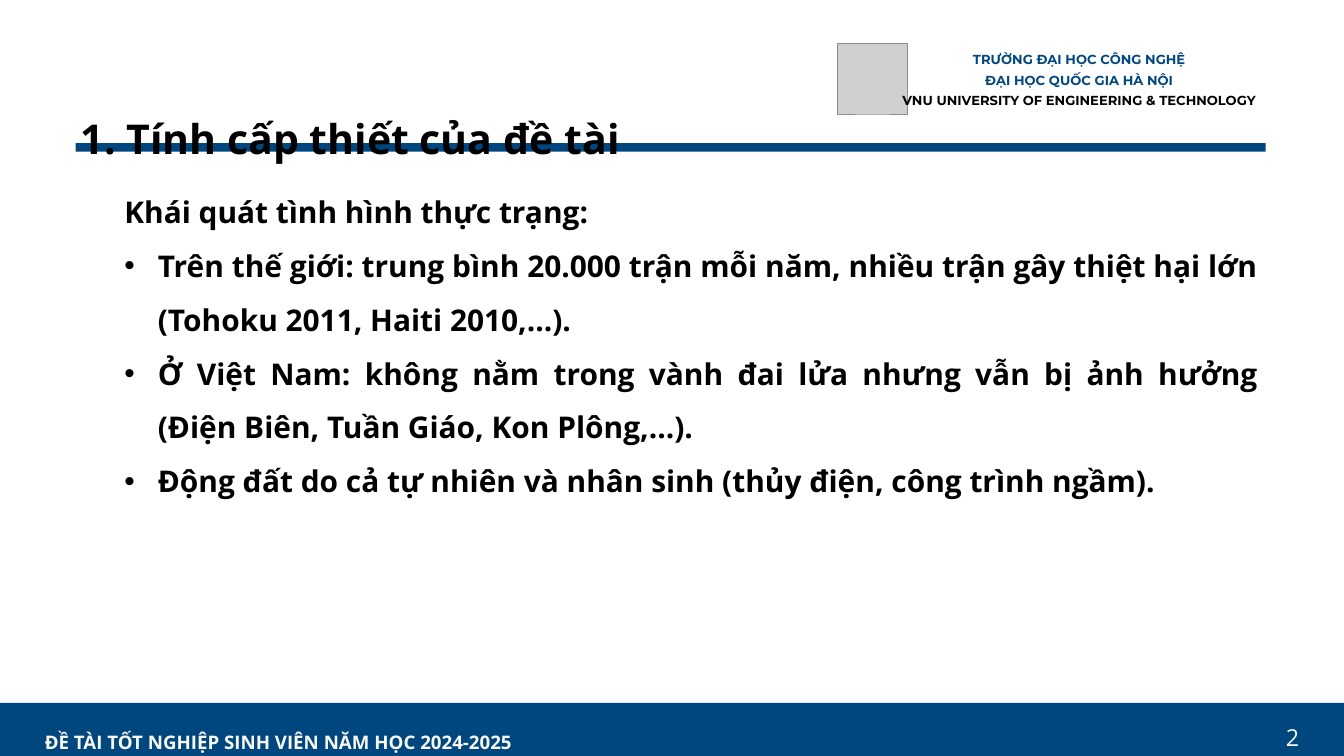
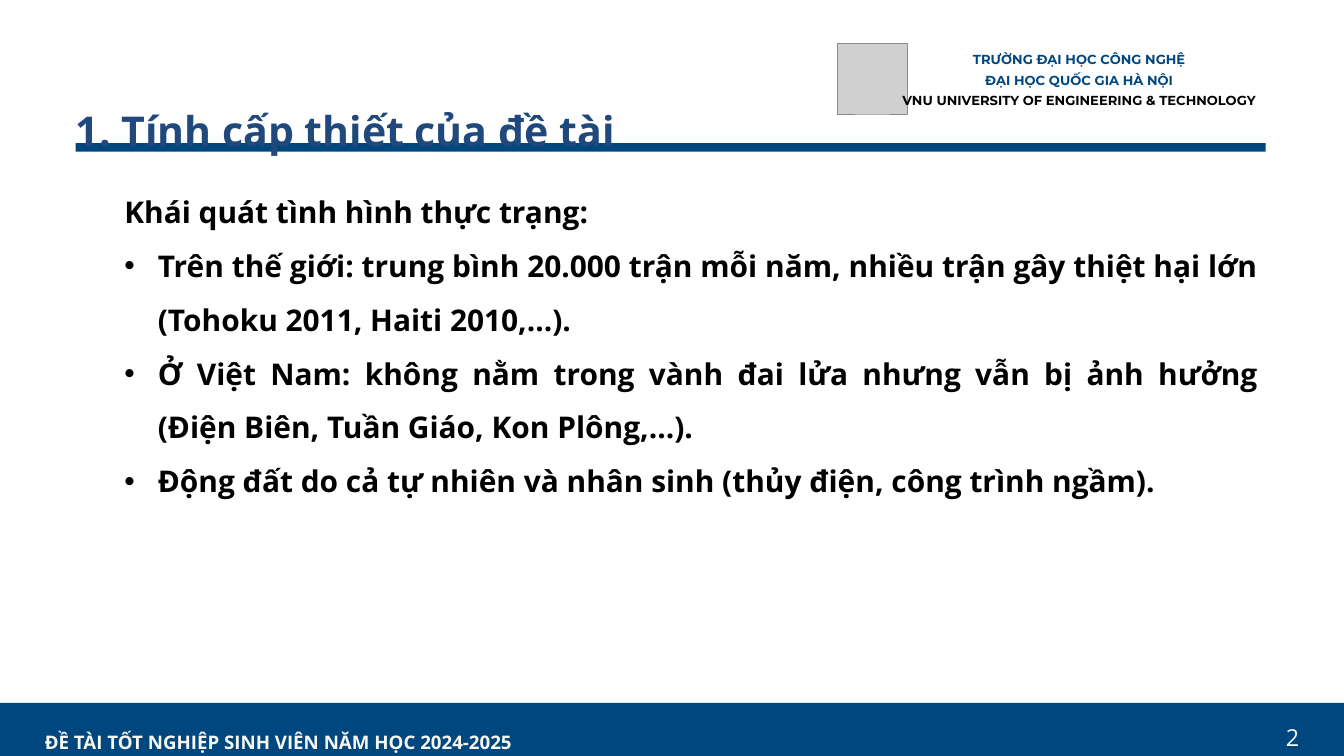
Before and after one commit to nnthai167/KLTN, a slide deck: slide 7 of PPT_KHOA LUẬN.pptx (slide 9 before the commit). Drawn at 1344x756 pixels with LibreOffice and Linux fonts; fonts in the diff are those of the drawing; grey boxes stand for pictures. Boxes give left, top, right and bottom in pixels: in the first picture for what was removed or moved away, otherwise in the second. Text is boxed around its words. In the diff, an @@ line names an element or a change of style, - is before the commit and + after.

```diff
--- a/PPT_KHOA LUẬN.pptx
+++ b/PPT_KHOA LUẬN.pptx
@@ text "1. Tính cấp thiết của ...": place and size @@
-text "1. Tính cấp thiết của ..." at bbox=[81, 120, 620, 164]
+text "1. Tính cấp thiết của ..." at bbox=[76, 112, 615, 156]
@@ text "1. Tính cấp thiết của ..." at bbox=[76, 112, 615, 156]: text colour #000000 to #1F497D @@
```
Also in this commit, not shown: 12 other slides changed, 1 slide removed, 13 other files.
